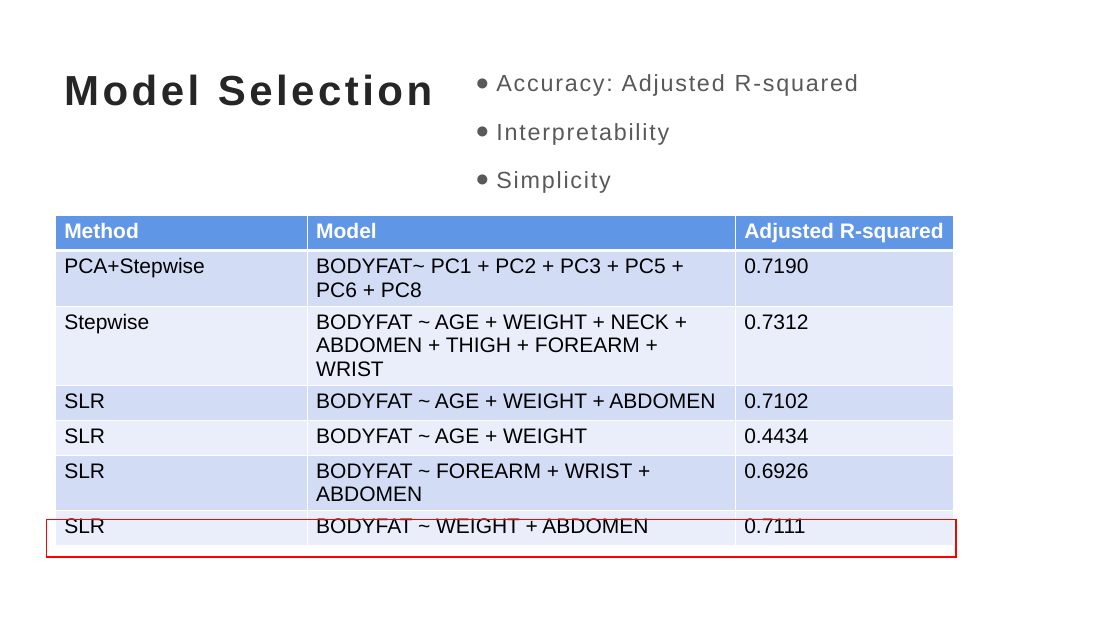
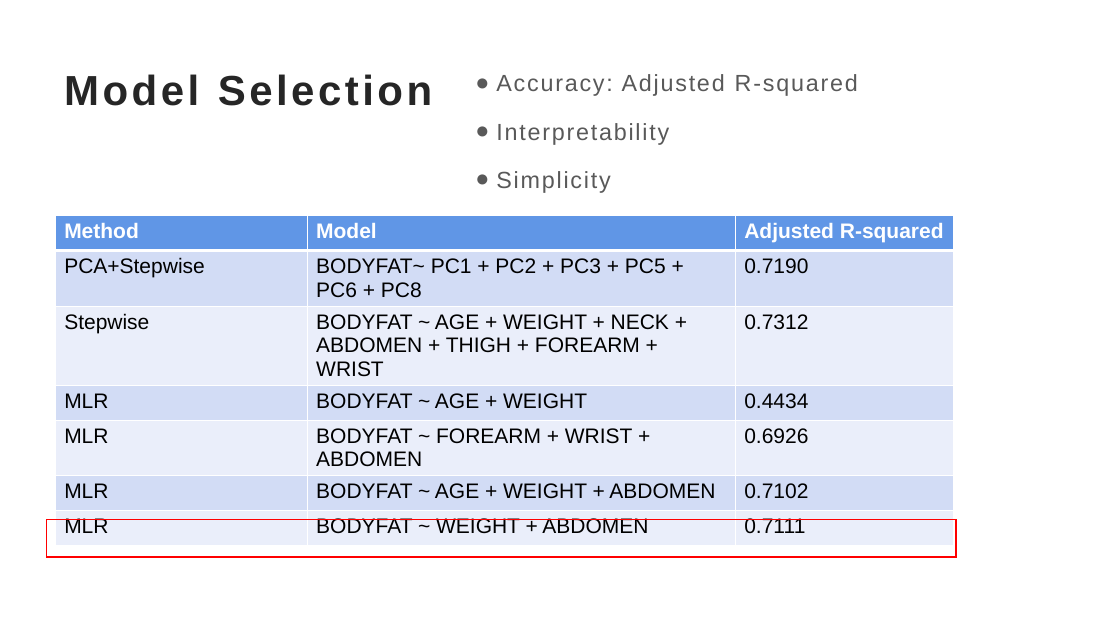
Before and after one commit to Mlloyd05/Fall2022_Stat628_Module2_Group2, a slide deck: slide 4 of Bodyfat Group2.pptx. Drawn at 1120x630 pixels with LibreOffice and Linux fonts; fonts in the diff are those of the drawing. Boxes give left, top, right and bottom in pixels: in the first picture for what was removed or moved away, otherwise in the second. Text is boxed around its words. In the diff, an @@ line names an element or a change of style, - is before the commit and + after.

```diff
--- a/Bodyfat Group2.pptx
+++ b/Bodyfat Group2.pptx
@@ table at (x1=56, y1=216, x2=954, y2=558) @@
-row 4: SLR | BODYFAT ~ AGE + WEIGHT + ABDOMEN | 0.7102
+row 4: MLR | BODYFAT ~ AGE + WEIGHT | 0.4434
-row 5: SLR | BODYFAT ~ AGE + WEIGHT | 0.4434
+row 5: MLR | BODYFAT ~ FOREARM + WRIST + ABDOMEN | 0.6926
-row 6: SLR | BODYFAT ~ FOREARM + WRIST + ABDOMEN | 0.6926
+row 6: MLR | BODYFAT ~ AGE + WEIGHT + ABDOMEN | 0.7102
-row 7, column 1: SLR
+row 7, column 1: MLR
```
Also in this commit, not shown: 4 other slides changed, 6 other files.
